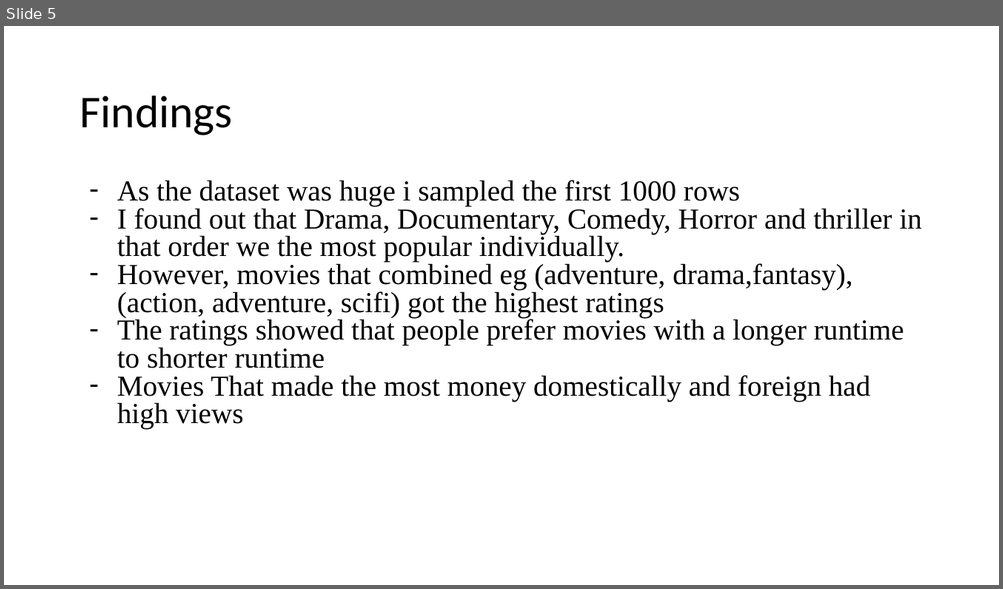
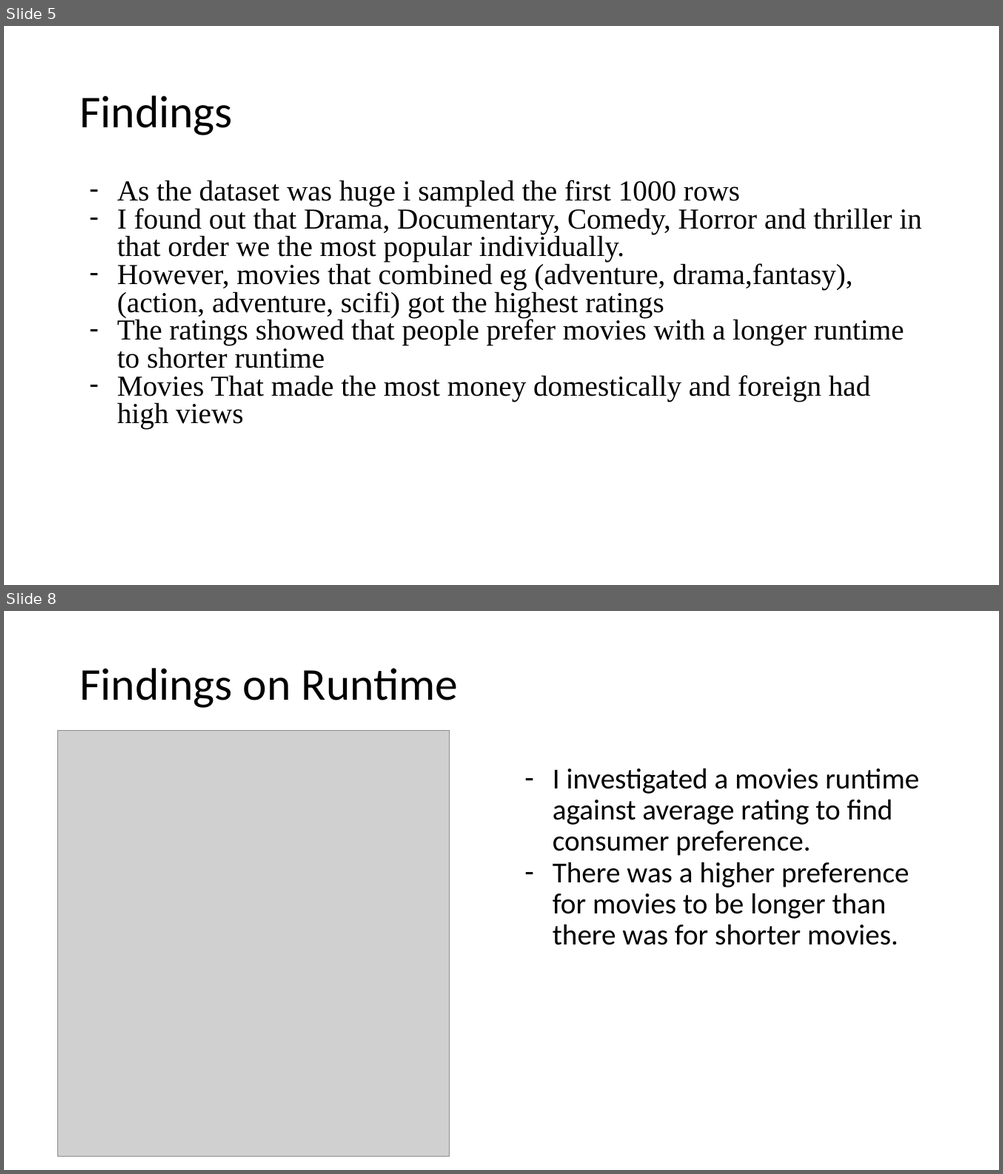
Before and after one commit to Daniel-Muruthi/dsc-microsoft-films-project, a slide deck: MICROSOFT_STUDIO_PROJECT.pptx. Shown one above the other, each under a label of ours: slide 5 before the commit, slides 5 and 8 after it; the slides between them are not shown. The pictures are 1003x589 and 1003x1174 pixels, drawn with LibreOffice and Linux fonts; fonts in the diff are those of the drawing; grey boxes stand for pictures. Boxes give left, top, right and bottom in pixels: in the first picture for what was removed or moved away, otherwise in the second. Text is boxed around its words. In the diff, an @@ line names an element or a change of style, - is before the commit and + after.

```diff
--- a/MICROSOFT_STUDIO_PROJECT.pptx
+++ b/MICROSOFT_STUDIO_PROJECT.pptx
@@ slide 8 added at bbox=[4, 611, 999, 1170], background #FFFFFF @@
@@ title added at bbox=[79, 668, 458, 708], 44 pt, text #000000 @@
+Findings on Runtime
@@ picture added at bbox=[58, 730, 449, 1156] @@
@@ text added at bbox=[552, 768, 919, 945], 28 pt, text #000000 @@
+– I investigated a movies runtime against average rating to find consumer preference.
+– There was a higher preference for movies to be longer than there was for shorter movies.
```
Also in this commit, not shown: 1 slide changed, 4 other slides added, 1 other file.
